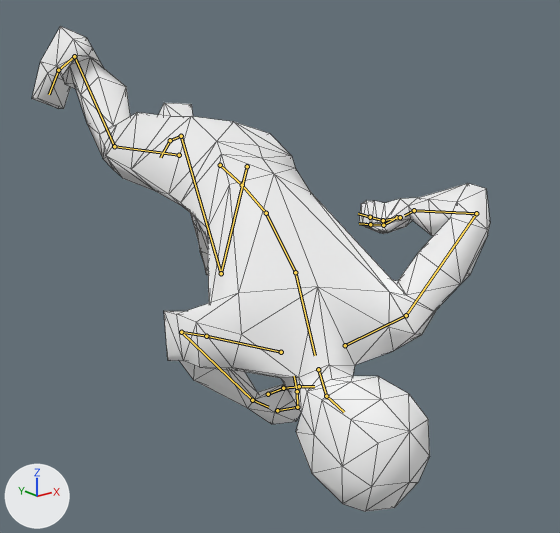
One commit to the glTF model assets/male_steroids.glb: the scene before it, then after it.
Both versions are drawn from a camera (50 mm lens) standing at (-107.1, -249.5, 39.4) and looking at (10.2, -102.8, -19.3). Arrows for +X, +Y and +Z are at lower left; the lights stay in place. Both versions are drawn at frame 28 of the action 'run-to-roll-left'; the numbers are the values there. The bones that bend it are drawn over the model as lines. Mesh edges are drawn as thin lines.

In view in the first picture: 'male-steroids-mesh'.
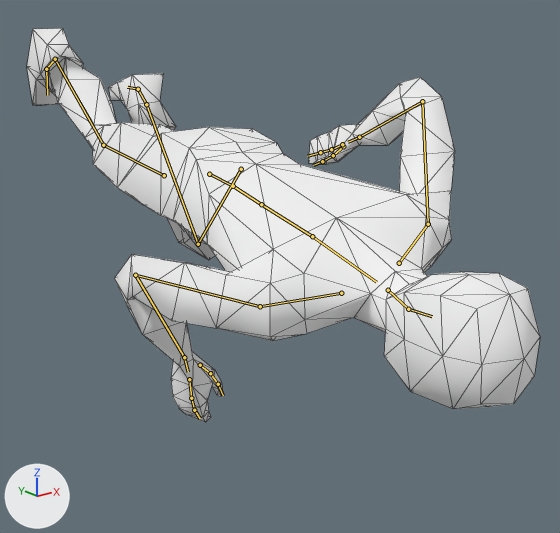
What differs and where, as boxes (x1, y1, x2, y2) in the pictures (560 x 533 px):
'male-steroids-mesh', posed (12% wider, 19% shorter)
    before: (32, 26, 490, 511)
    after: (27, 28, 540, 422)
bone 'mixamorig:Hips', root to tip
    before: (220, 165) to (242, 185)
    after: (209, 174) to (233, 186)
bone 'mixamorig:Spine', root to tip
    before: (242, 185) to (266, 213)
    after: (233, 186) to (261, 204)
bone 'mixamorig:Spine1', root to tip
    before: (266, 213) to (295, 272)
    after: (261, 204) to (312, 236)
bone 'mixamorig:Spine2', root to tip
    before: (295, 272) to (315, 355)
    after: (312, 236) to (376, 282)
bone 'mixamorig:Neck', root to tip
    before: (318, 369) to (326, 396)
    after: (388, 290) to (408, 309)
bone 'mixamorig:Head', root to tip
    before: (326, 396) to (344, 412)
    after: (408, 309) to (432, 316)
bone 'mixamorig:LeftShoulder', root to tip
    before: (345, 345) to (406, 315)
    after: (399, 263) to (428, 224)
bone 'mixamorig:LeftArm', root to tip
    before: (406, 315) to (476, 213)
    after: (428, 224) to (422, 101)
bone 'mixamorig:LeftForeArm', root to tip
    before: (476, 213) to (414, 210)
    after: (422, 101) to (359, 137)
bone 'mixamorig:LeftHand', root to tip
    before: (414, 210) to (404, 215)
    after: (359, 137) to (348, 142)
bone 'mixamorig:LeftHandThumb1', root to tip
    before: (397, 217) to (383, 225)
    after: (343, 146) to (333, 155)
bone 'mixamorig:LeftHandThumb2', root to tip
    before: (383, 225) to (370, 224)
    after: (333, 155) to (322, 161)
bone 'mixamorig:LeftHandIndex1', root to tip
    before: (400, 217) to (383, 220)
    after: (342, 144) to (331, 149)
bone 'mixamorig:LeftHandIndex2', root to tip
    before: (383, 220) to (370, 217)
    after: (331, 149) to (320, 152)
bone 'mixamorig:RightShoulder', root to tip
    before: (281, 352) to (206, 336)
    after: (341, 293) to (260, 306)
bone 'mixamorig:RightArm', root to tip
    before: (206, 336) to (181, 332)
    after: (260, 306) to (135, 275)
bone 'mixamorig:RightForeArm', root to tip
    before: (181, 332) to (252, 400)
    after: (135, 275) to (184, 357)
bone 'mixamorig:RightHand', root to tip
    before: (252, 400) to (268, 407)
    after: (184, 357) to (188, 372)
bone 'mixamorig:RightHandThumb1', root to tip
    before: (268, 394) to (283, 388)
    after: (200, 365) to (210, 373)
bone 'mixamorig:RightHandIndex1', root to tip
    before: (277, 410) to (297, 407)
    after: (189, 379) to (191, 398)
bone 'mixamorig:RightHandIndex2', root to tip
    before: (297, 407) to (297, 391)
    after: (191, 398) to (194, 410)
bone 'mixamorig:LeftUpLeg', root to tip
    before: (247, 166) to (221, 273)
    after: (241, 169) to (198, 244)
bone 'mixamorig:LeftLeg', root to tip
    before: (221, 273) to (181, 136)
    after: (198, 244) to (146, 104)
bone 'mixamorig:LeftFoot', root to tip
    before: (181, 136) to (170, 140)
    after: (146, 104) to (138, 89)
bone 'mixamorig:RightUpLeg', root to tip
    before: (179, 155) to (114, 146)
    after: (164, 175) to (103, 145)
bone 'mixamorig:RightLeg', root to tip
    before: (114, 146) to (74, 56)
    after: (103, 145) to (55, 59)
bone 'mixamorig:RightFoot', root to tip
    before: (74, 56) to (58, 70)
    after: (55, 59) to (46, 69)
bone 'mixamorig:RightToeBase', root to tip
    before: (58, 70) to (49, 94)
    after: (46, 69) to (47, 95)

The change in detail:
Bone 'mixamorig:Hips' (bone_mixamorig_hips) moves from (4.9, -7.2, -1.0) to (-0.5, -3.9, 0.2).
Bone 'mixamorig:Hips' (bone_mixamorig_hips) turns from (21, -14, -5) to (7, -2, 1) degrees about its own x, y and z.
Bone 'mixamorig:Spine' (bone_mixamorig_spine) turns from (6, 4, 2) to (5, 12, 1) degrees about its own x, y and z.
Bone 'mixamorig:Spine1' (bone_mixamorig_spine1) turns from (13, 7, 6) to (1, 2, 0) degrees about its own x, y and z.
Bone 'mixamorig:Spine2' (bone_mixamorig_spine2) turns from (13, 7, 5) to (1, 2, 0) degrees about its own x, y and z.
Bone 'mixamorig:Neck' (bone_mixamorig_neck) turns from (-1, 0, -5) to (5, -2, 0) degrees about its own x, y and z.
Bone 'mixamorig:Head' (bone_mixamorig_head) turns from (-32, -6, -9) to (-22, -7, 1) degrees about its own x, y and z.
Bone 'mixamorig:LeftShoulder' (bone_mixamorig_leftshoulder) turns from (-5, 1, -8) to (3, 4, 5) degrees about its own x, y and z.
Bone 'mixamorig:LeftArm' (bone_mixamorig_leftarm) turns from (46, 49, -21) to (45, 51, -26) degrees about its own x, y and z.
Bone 'mixamorig:LeftForeArm' (bone_mixamorig_leftforearm) turns from (7, -8, 107) to (6, -4, 87) degrees about its own x, y and z.
Bone 'mixamorig:LeftHand' (bone_mixamorig_lefthand) turns from (-20, 0, 8) to (1, -1, 2) degrees about its own x, y and z.
Bone 'mixamorig:LeftHandThumb1' (bone_mixamorig_lefthandthumb1) turns from (-1, 4, 3) to (-5, -4, -15) degrees about its own x, y and z.
Bone 'mixamorig:LeftHandThumb2' (bone_mixamorig_lefthandthumb2) turns from (28, -5, -6) to (11, 1, 0) degrees about its own x, y and z.
Bone 'mixamorig:LeftHandIndex1' (bone_mixamorig_lefthandindex1) turns from (12, -5, 9) to (-8, -1, -13) degrees about its own x, y and z.
Bone 'mixamorig:LeftHandIndex2' (bone_mixamorig_lefthandindex2) turns from (38, -16, 40) to (-1, 0, 0) degrees about its own x, y and z.
Bone 'mixamorig:RightShoulder' (bone_mixamorig_rightshoulder) turns from (5, -5, -18) to (2, -3, -4) degrees about its own x, y and z.
Bone 'mixamorig:RightArm' (bone_mixamorig_rightarm) turns from (36, 38, -43) to (52, -4, 7) degrees about its own x, y and z.
Bone 'mixamorig:RightForeArm' (bone_mixamorig_rightforearm) turns from (6, -1, -98) to (7, 6, -100) degrees about its own x, y and z.
Bone 'mixamorig:RightHand' (bone_mixamorig_righthand) turns from (0, -20, -27) to (-1, 4, 13) degrees about its own x, y and z.
Bone 'mixamorig:RightHandThumb1' (bone_mixamorig_righthandthumb1) turns from (5, -2, -12) to (-2, 0, 4) degrees about its own x, y and z.
Bone 'mixamorig:RightHandIndex1' (bone_mixamorig_righthandindex1) turns from (33, 7, -13) to (-8, 1, 10) degrees about its own x, y and z.
Bone 'mixamorig:RightHandIndex2' (bone_mixamorig_righthandindex2) turns from (38, 12, -41) to (-7, 0, -1) degrees about its own x, y and z.
Bone 'mixamorig:LeftUpLeg' (bone_mixamorig_leftupleg) turns from (84, -17, 0) to (50, -7, 0) degrees about its own x, y and z.
Bone 'mixamorig:LeftLeg' (bone_mixamorig_leftleg) turns from (-123, -9, -15) to (-109, -3, 5) degrees about its own x, y and z.
Bone 'mixamorig:LeftFoot' (bone_mixamorig_leftfoot) turns from (22, -4, 17) to (-11, 11, 4) degrees about its own x, y and z.
Bone 'mixamorig:RightUpLeg' (bone_mixamorig_rightupleg) turns from (21, -3, 8) to (0, 3, 5) degrees about its own x, y and z.
Bone 'mixamorig:RightLeg' (bone_mixamorig_rightleg) turns from (-33, 6, -7) to (-22, -7, 0) degrees about its own x, y and z.
Bone 'mixamorig:RightFoot' (bone_mixamorig_rightfoot) turns from (17, 3, 1) to (1, -3, 2) degrees about its own x, y and z.
Bone 'mixamorig:RightToeBase' (bone_mixamorig_righttoebase) turns from (17, 2, -4) to (26, 4, -6) degrees about its own x, y and z.
